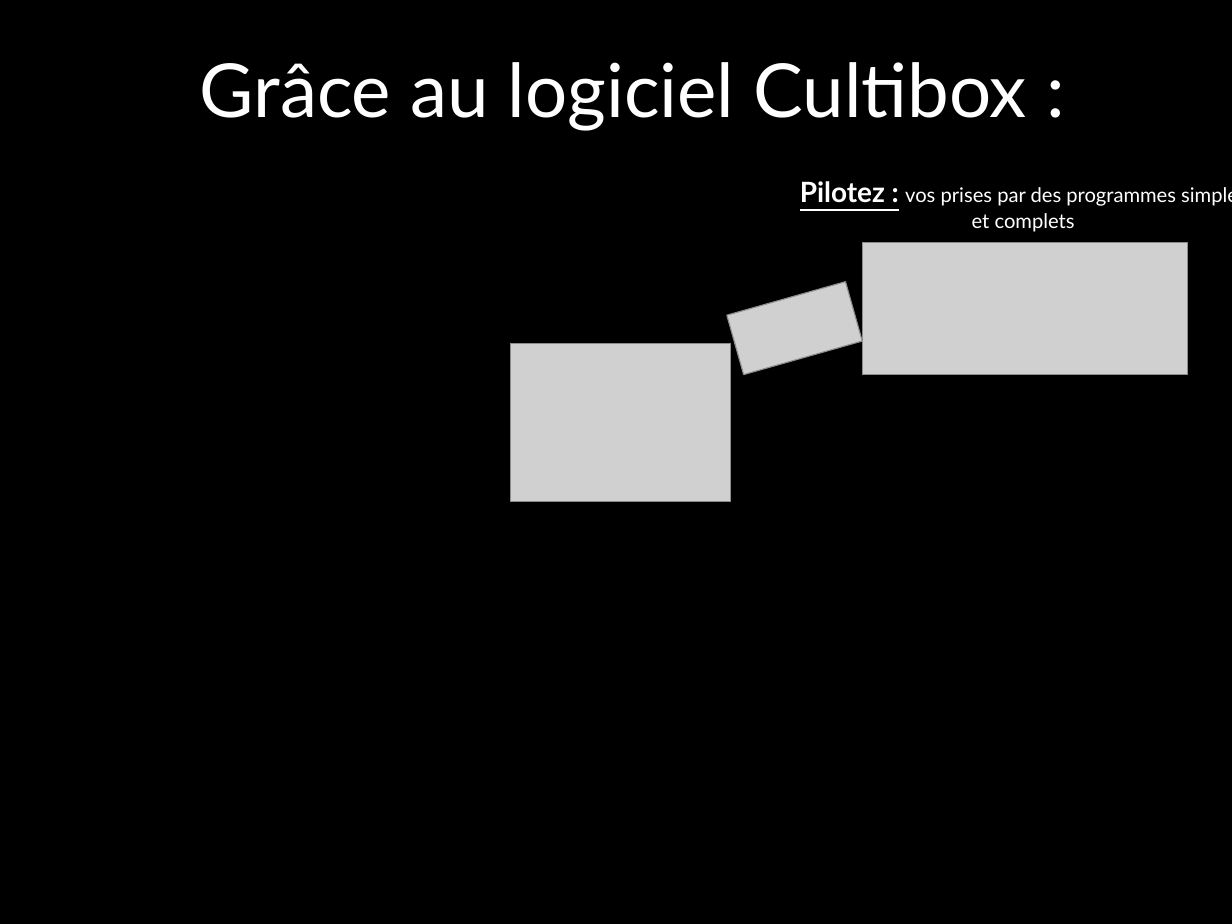
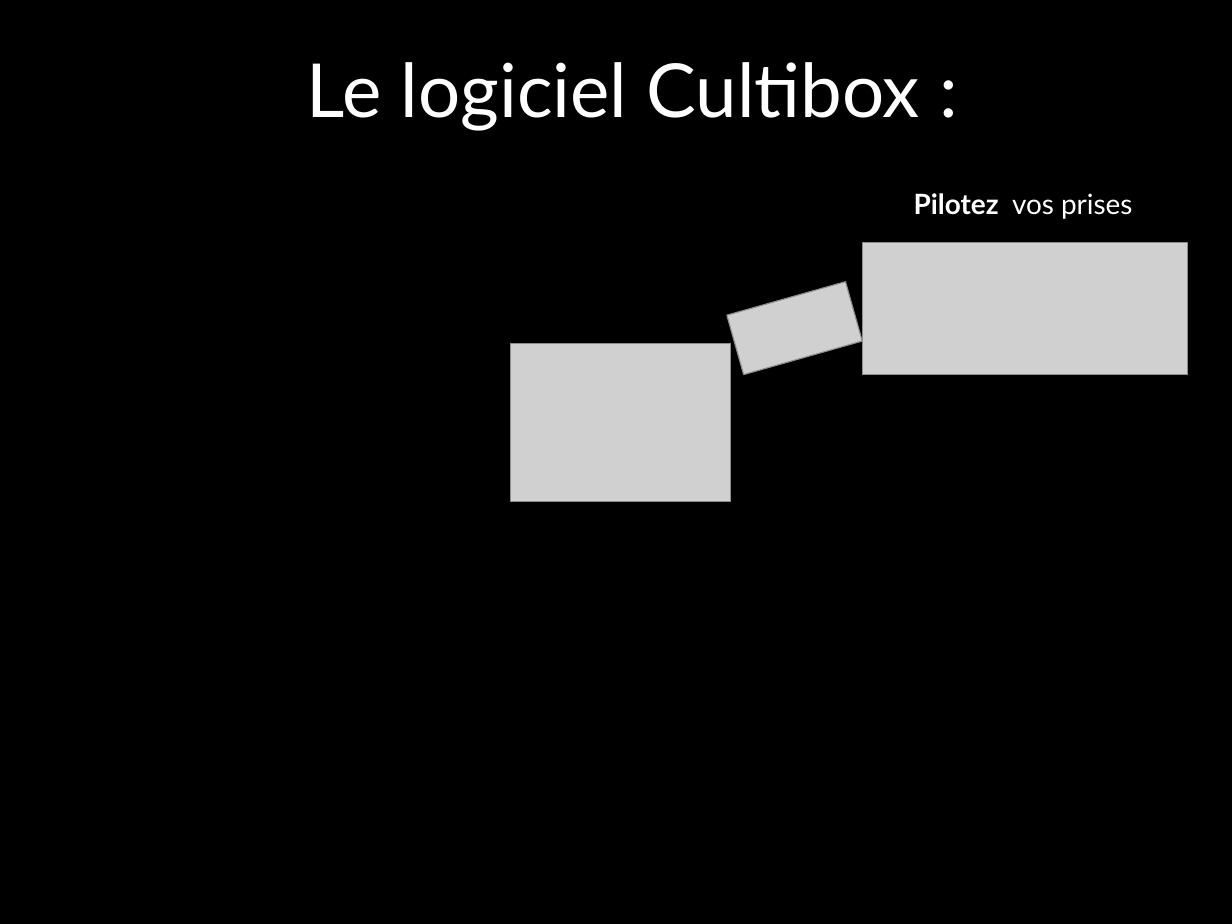
Before and after one commit to cultibox/cultibox, a slide deck: slide 7 of 02_documentation/08_comm/VideoCultibox.odp. Drawn at 1232x924 pixels with LibreOffice and Linux fonts; fonts in the diff are those of the drawing; grey boxes stand for pictures. Boxes give left, top, right and bottom in pixels: in the first picture for what was removed or moved away, otherwise in the second. Text is boxed around its words. In the diff, an @@ line names an element or a change of style, - is before the commit and + after.

```diff
--- a/02_documentation/08_comm/VideoCultibox.odp
+++ b/02_documentation/08_comm/VideoCultibox.odp
@@ text at [307, 62, 920, 131]: text changed @@
-Grâce au logiciel Cultibox :
+Le logiciel Cultibox :
@@ text at [914, 193, 1132, 219]: text changed; size 13 to 18 pt @@
-Pilotez : vos prises par des programmes simples et complets
+Pilotez vos prises
```
Also in this commit, not shown: 11 other slides changed.
